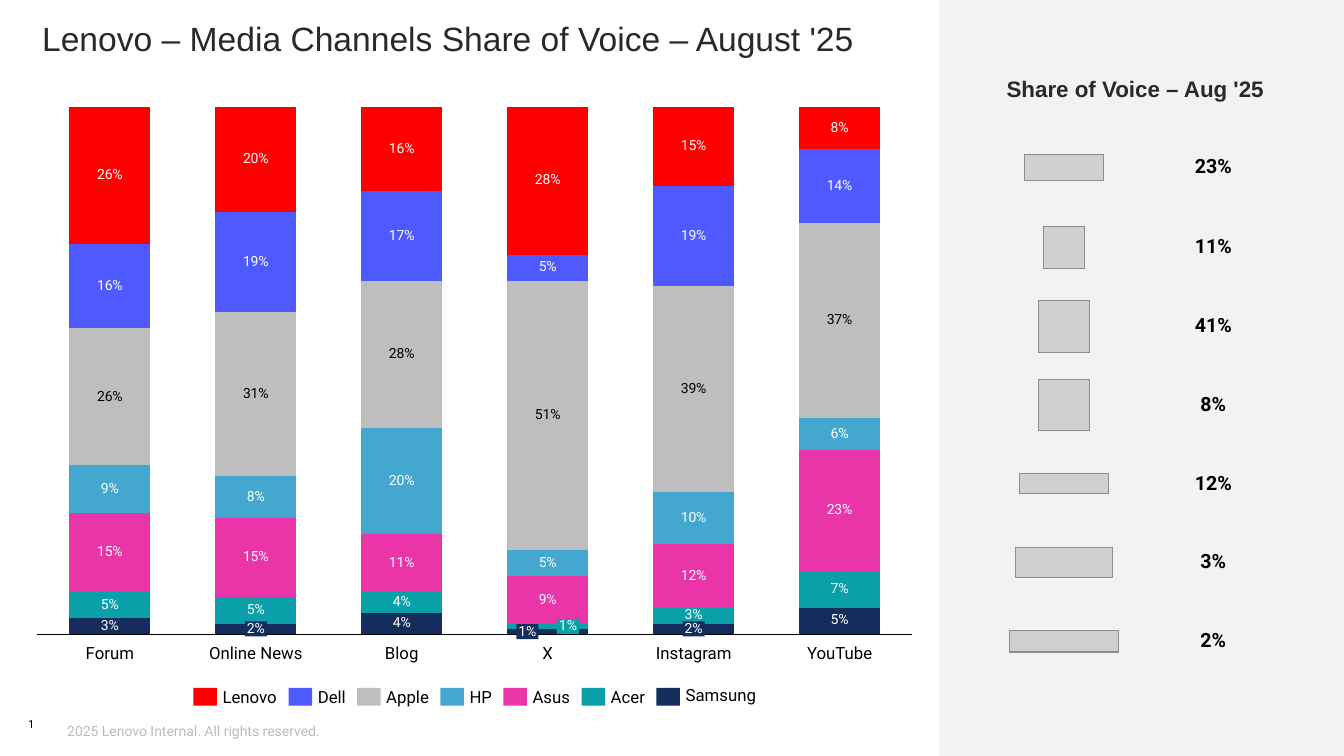
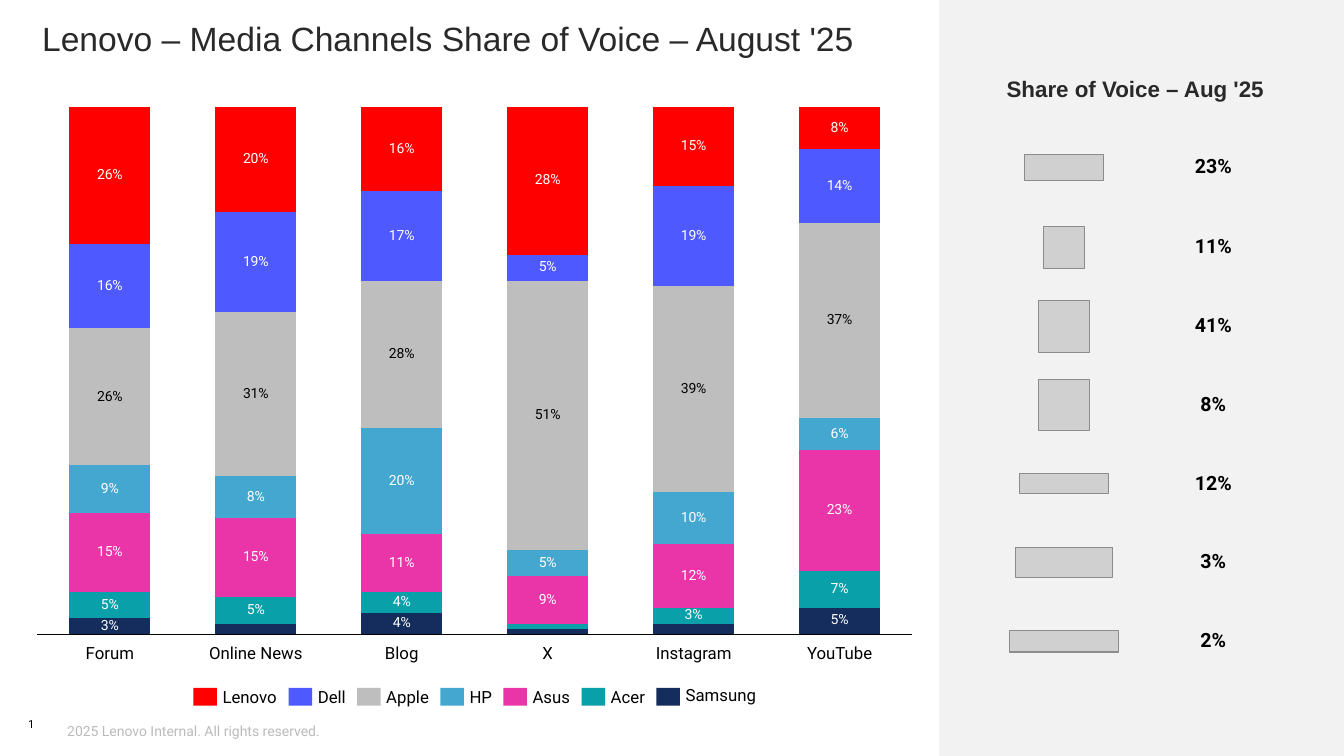
Before and after one commit to jinghai/gen_ppt, a slide deck: slide 1 of charts/p29/p29.pptx. Drawn at 1344x756 pixels with LibreOffice and Linux fonts; fonts in the diff are those of the drawing; grey boxes stand for pictures; background and template pictures are left out. Boxes give left, top, right and bottom in pixels: in the first picture for what was removed or moved away, otherwise in the second. Text is boxed around its words. In the diff, an @@ line names an element or a change of style, - is before the commit and + after.

Commit message:
p29: 修正数据标签颜色流程，Apple 黑、其他白；稳定生成\n\n- 主流程调整：先刷新 chart 缓存，再规范数据标签\n- 解决品牌名缺失导致全部白色的问题\n- 保留并先后移除 WPS 扩展，防止主题覆盖 dLbls/txPr\n- 增加颜色决策日志，验证 XML：Apple=000000，其他=FFFFFF；格式=0%\n- 同步模板与数据：更新 p29.pptx / p29_data.xlsx\n- 清理旧文件：删除 p29_data-v4.xlsx、p29_data-v5.xlsx、过期 build.py\n- 不提交 tmp/ 与 output/（由 .gitignore 管理）

```diff
--- a/charts/p29/p29.pptx
+++ b/charts/p29/p29.pptx
@@ rectangle removed at box(245, 621, 267, 636) @@
-2%
@@ rectangle removed at box(516, 624, 538, 639) @@
-1%
@@ rectangle removed at box(558, 619, 580, 634) @@
-1%
@@ rectangle removed at box(683, 621, 705, 636) @@
-2%
```
Also in this commit, not shown: 7 other files.
